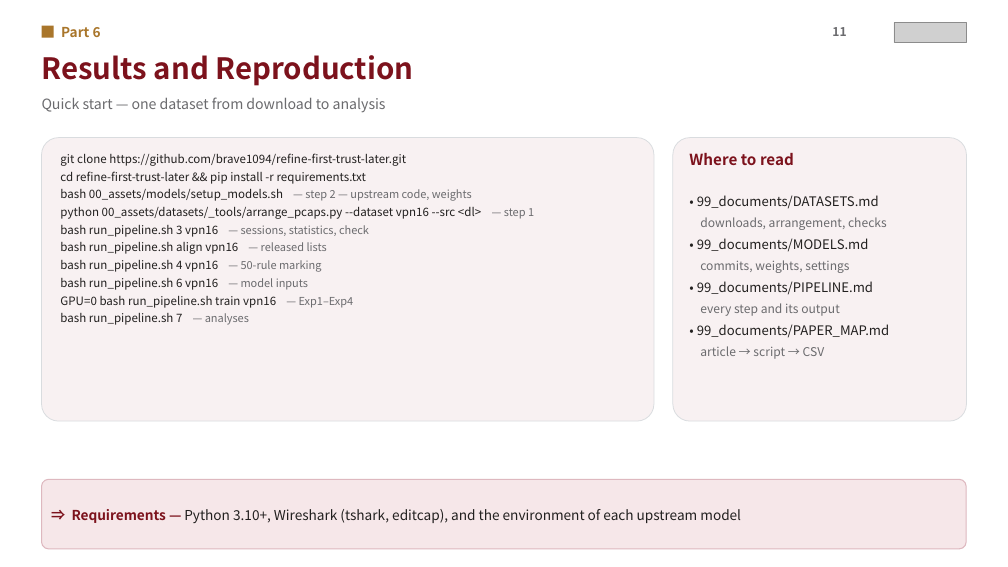
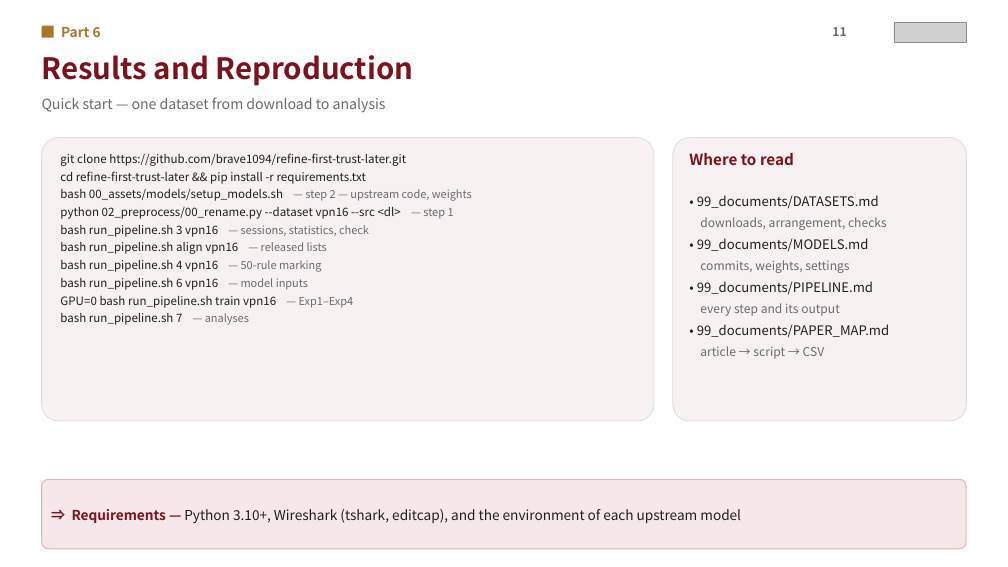
Before and after one commit to brave1094/refine-first-trust-later, a slide deck: slide 11 of 99_documents/guide_KU.pptx. Drawn at 1008x567 pixels with LibreOffice and Linux fonts; fonts in the diff are those of the drawing; grey boxes stand for pictures. Boxes give left, top, right and bottom in pixels: in the first picture for what was removed or moved away, otherwise in the second. Text is boxed around its words. In the diff, an @@ line names an element or a change of style, - is before the commit and + after.

```diff
--- a/99_documents/guide_KU.pptx
+++ b/99_documents/guide_KU.pptx
@@ text at [60, 207, 454, 219]: text changed @@
-python 00_assets/datasets/_tools/arrange_pcaps.py --dataset vpn16 --src <dl> — step 1
+python 02_preprocess/00_rename.py --dataset vpn16 --src <dl> — step 1
```
Also in this commit, not shown: 3 other slides changed, 16 other files.
